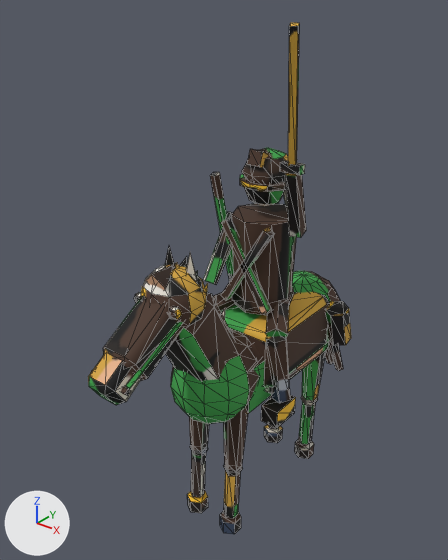
An edit to the glTF model game/assets/models/assault_dl4_green.glb, drawn before and after from the same camera.
The view is the same before and after, from a 50 mm lens placed at (0.501, -0.725, 0.825), pointed at (-0.034, -0.057, 0.411). Lighting does not change. The marker at lower left points along +X, +Y and +Z. The first picture is the older version. Mesh edges are drawn as thin lines. Vertices at exactly the same position are counted once.

In view in the first picture: 'assault_dl4_green'.
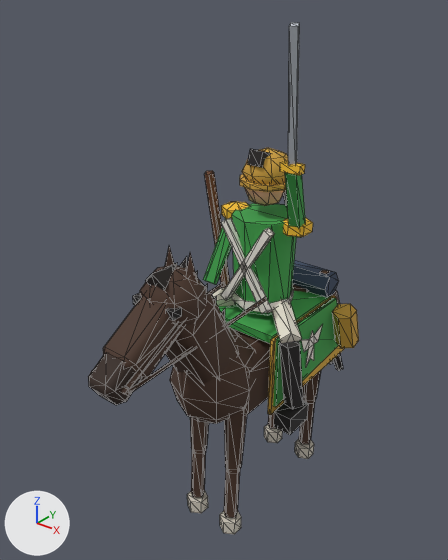
The edits, one by one:
me_cube is used by ob_assault_dl4_green; location (0.0, 0.0, 0.0).
me_cube had 960 vertices, 1660 faces and spanned x -0.088..0.107, y -0.343..0.257, z 0.0..0.781.
me_cube now has 838 vertices, 1364 faces and spans x -0.112..0.112, y -0.343..0.257, z 0.0..0.781.
me_cube part 1: a new loose piece, a box spanning x -0.035..-0.023, y -0.243..-0.227, z 0.446..0.458, in mat_baked (picture img_bake).
me_cube part 2: a new loose piece, a box spanning x 0.023..0.035, y -0.243..-0.227, z 0.446..0.458, in mat_baked (picture img_bake).
me_cube part 3: a new loose piece, a box spanning x -0.064..0.064, y -0.065..0.105, z 0.337..0.351, in mat_baked (picture img_bake).
me_cube part 4: a new loose piece, a 6-sided cylinder along x spanning x -0.065..0.065, y 0.083..0.127, z 0.351..0.389, in mat_baked (picture img_bake).
me_cube part 5: the loose piece of 10 vertices spanning x 0.054..0.088, y -0.075..-0.03, z 0.233..0.352 is moved by (0.024, 0.0, 0.0).
me_cube part 6: the loose piece of 8 vertices spanning x 0.057..0.087, y -0.077..-0.027, z 0.2..0.23 is moved by (0.024, 0.0, 0.0).
me_cube part 7: a new loose piece, a UV sphere (6 segments, 3 rings, poles along z) spanning x -0.075..-0.035, y -0.024..0.024, z 0.488..0.516, in mat_baked (picture img_bake).
me_cube part 8: a new loose piece, a UV sphere (6 segments, 3 rings, poles along z) spanning x 0.035..0.075, y -0.024..0.024, z 0.488..0.516, in mat_baked (picture img_bake).
me_cube part 9: the loose piece of 10 vertices spanning x -0.087..-0.062, y -0.027..0.048, z 0.269..0.562 is turned 11.4 degrees about the z axis through its middle, then moved by (-0.018, 0.0, 0.0).
me_cube part 10: the loose piece of 12 vertices spanning x 0.063..0.097, y 0.081..0.139, z 0.261..0.339 is moved by (0.014, 0.0, 0.0).
me_cube part 11: the loose piece of 10 vertices spanning x 0.017..0.082, y -0.07..0.008, z 0.337..0.386 is rebuilt with 10 vertices and now spans x 0.02..0.104, y -0.072..0.011, z 0.337..0.387.
me_cube part 12: the loose piece of 10 vertices spanning x -0.082..-0.017, y -0.07..0.008, z 0.337..0.386 is rebuilt with 10 vertices and now spans x -0.104..-0.02, y -0.072..0.011, z 0.337..0.387.
me_cube part 13: the loose piece of 20 vertices spanning x -0.038..-0.022, y -0.244..-0.226, z 0.443..0.461 is deleted.
me_cube part 14: the loose piece of 20 vertices spanning x 0.022..0.038, y -0.244..-0.226, z 0.443..0.461 is deleted.
me_cube part 15: 4 vertices moved from x -0.024..0.048, y -0.128..0.102, z 0.13 to x -0.023..0.049, y -0.125..0.105, z 0.122; 406 vertices removed from x -0.068..0.068, y -0.25..0.192, z 0.029..0.489; 244 vertices added at x -0.079..0.079, y -0.32..0.188, z 0.029..0.486.
me_cube part 16: 668 kept faces spanning x -0.071..0.107, y -0.343..0.257, z 0.0..0.781 get new texture (UV) coordinates.
Other edits to the shape of me_cube do not show in these pictures.

Location of each change, [x1, y1, x2, y2] in pixels of the pictures (448 x 560 px; the box of a moved part takes in the faces that stretch with it):
'assault_dl4_green', reshaped: before [88, 23, 351, 534]; after [88, 23, 359, 534]
part 1 of me_cube, added: after [133, 293, 142, 305]
part 2 of me_cube, added: after [166, 307, 182, 321]
part 3 of me_cube, added (green): after [218, 291, 331, 343]
part 4 of me_cube, added (blue): after [292, 260, 339, 298]
part 5 of me_cube, moved or reshaped: before [266, 336, 290, 403]; after [279, 341, 303, 409]
part 6 of me_cube, moved or reshaped: before [261, 395, 296, 428]; after [274, 401, 309, 435]
part 7 of me_cube, added: after [221, 202, 249, 219]
part 8 of me_cube, added: after [283, 217, 313, 237]
part 9 of me_cube, moved or reshaped: before [210, 172, 234, 282]; after [204, 171, 230, 288]
part 10 of me_cube, moved or reshaped: before [326, 301, 351, 346]; after [332, 304, 359, 348]
part 11 of me_cube, rebuilt: before [266, 300, 289, 337]; after [272, 299, 301, 343]
part 12 of me_cube, rebuilt (mostly hidden): before [213, 293, 238, 311]; after [208, 287, 236, 306]
part 13 of me_cube, deleted: before [134, 292, 141, 304]
part 14 of me_cube, deleted: before [169, 306, 182, 320]
part 15 of me_cube, moved or reshaped: before [140, 265, 340, 518]; after [129, 265, 344, 518]
part 16 of me_cube, surface changed: [88, 23, 343, 534] in both
